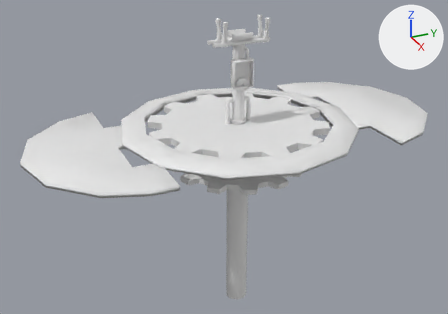
The FBX model CorridorGeodesic/Assets/Resources/Models/_Props/LizsSuperAmazingEnvironmentPropPack/GeoGunPedestal.fbx: old version first, new version second.
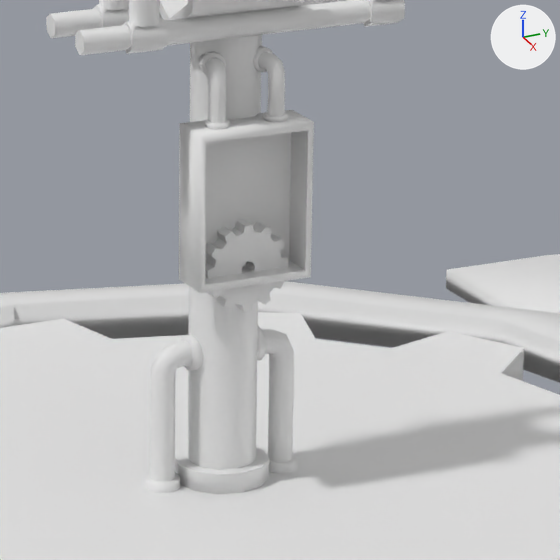
Each version is shown whole from a 50 mm lens placed at (25.3, -12.13, 11.03), pointed at (-0.52, -0.51, -1.88), then close up on the part from 44% to 66% of the width and 12% to 43% of the height. The axes (+X, +Y, +Z) are drawn at upper right. The lights are the same throughout. The first two pictures are the older version. Where no turn or scale is listed for an object, it has been applied to the vertices.

The first close-up shows 'Center.002', 'Cover', 'CoverPlateR', 'Gear1', 'Gear3'.
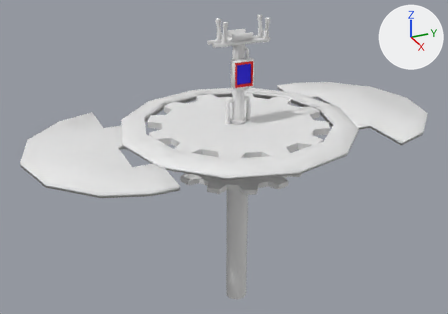
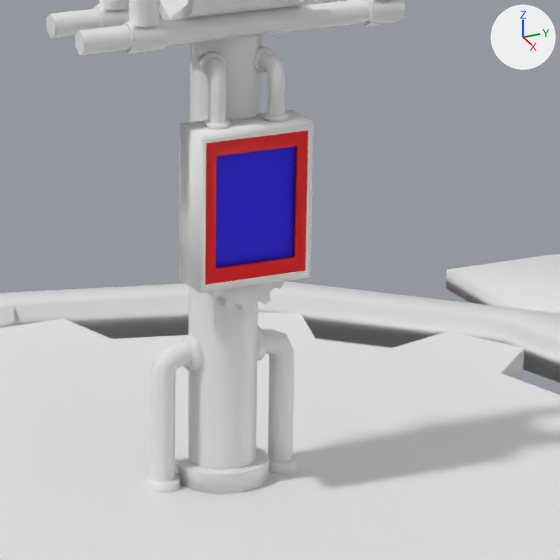
Location of each change, [x1, y1, x2, y2] in pixels of the close-ups (560 x 560 px):
'Cube', added
    after: [205, 131, 308, 285]
    faces in mat_material_002 (blue #1c00e7): [216, 146, 295, 267]
    faces in mat_material_001 (red #e70004): [205, 131, 308, 285]
'Gear3', unchanged, covered by the edit
    before: [205, 220, 288, 312]
    after: [206, 281, 285, 312]

The change, as a diff of the scene's bpy script:
```diff
--- a/CorridorGeodesic/Assets/Resources/Models/_Props/LizsSuperAmazingEnvironmentPropPack/GeoGunPedestal.fbx.py
+++ b/CorridorGeodesic/Assets/Resources/Models/_Props/LizsSuperAmazingEnvironmentPropPack/GeoGunPedestal.fbx.py
@@ mat_material_002 @@
+mat_material_002 = principled_material('Material.002')
+mat_material_002.base_color = (0.0116, 0.0, 0.8)  # blue #1c00e7
@@ mat_material_001 @@
+mat_material_001 = principled_material('Material.001')
+mat_material_001.base_color = (0.8, 0.0, 0.00124)  # red #e70004
@@ me_cube_001 @@
+me_cube_001.from_pydata(...)  # 20 vertices, 17 faces; spans x -0.05..0.0, y 0.05..0.95, z -0.535..0.635
+# faces by material slot: [16, 1]
+me_cube_001.materials.append(mat_material_001)  # red #e70004
+me_cube_001.materials.append(mat_material_002)  # blue #1c00e7
@@ ob_cube @@
+ob_cube = bpy.data.objects.new('Cube', me_cube_001)
+ob_cube.location = (0.6, -0.5, 2.6)
```
